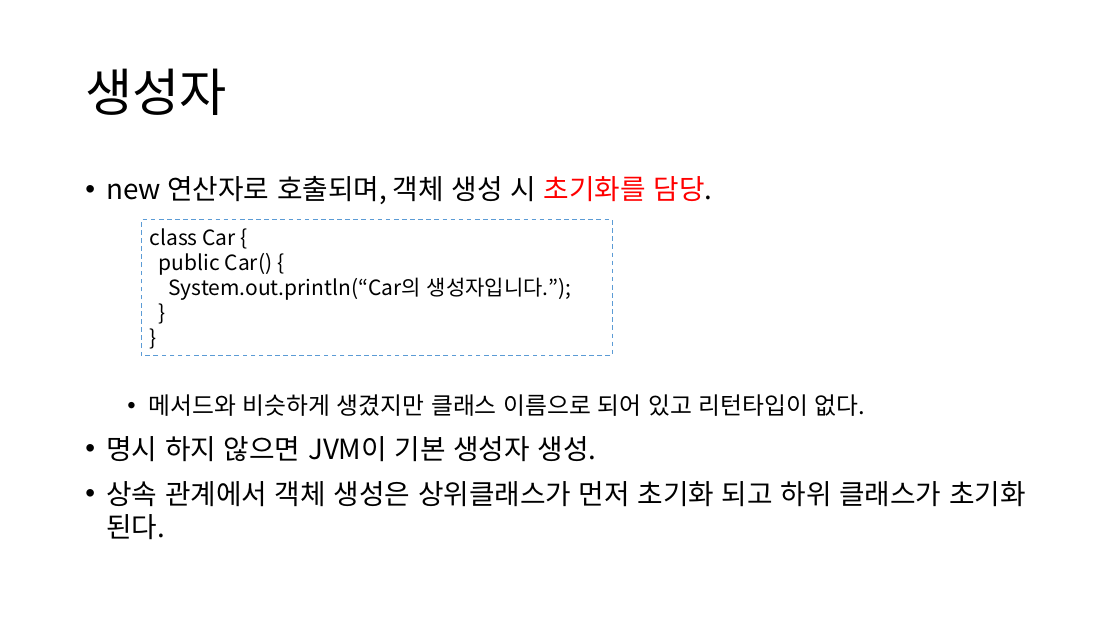
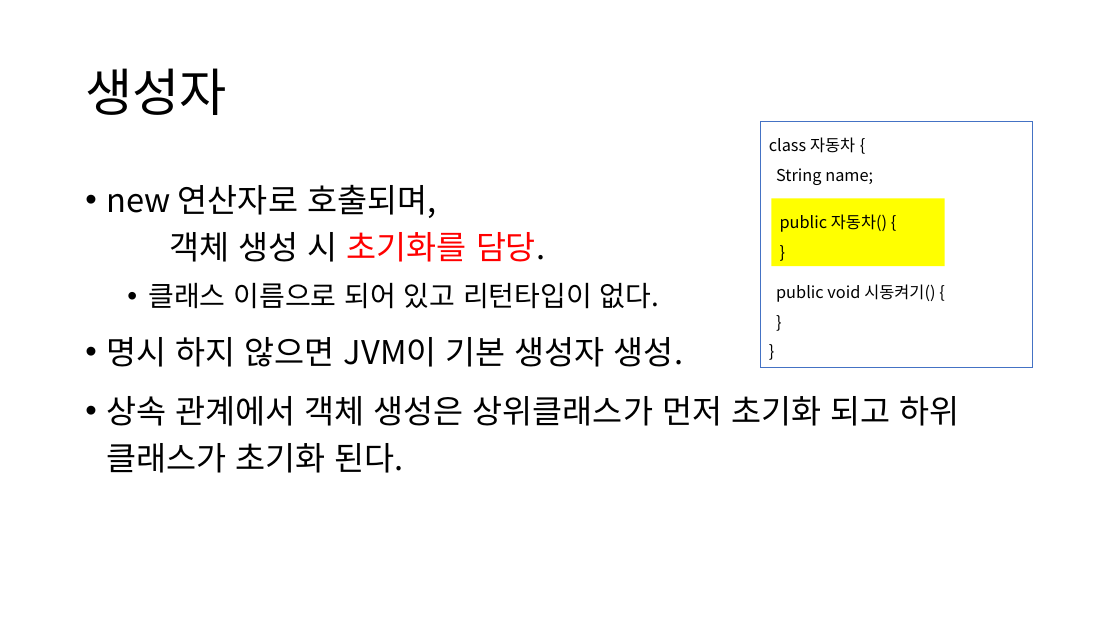
Before and after one commit to YonghoChoi/develop-note, a slide deck: slide 9 of ppt/객체지향 기본.pptx (slide 13 before the commit). Drawn at 1120x630 pixels with LibreOffice and Linux fonts; fonts in the diff are those of the drawing. Boxes give left, top, right and bottom in pixels: in the first picture for what was removed or moved away, otherwise in the second. Text is boxed around its words. In the diff, an @@ line names an element or a change of style, - is before the commit and + after.

```diff
--- a/ppt/객체지향 기본.pptx
+++ b/ppt/객체지향 기본.pptx
@@ rectangle added at [760,122,1033,368], fill #FFFFFF, outline #4472C4 1 pt, 14 pt, text #000000 @@
+class 자동차 {
+String name;
+public void 시동켜기() {
+}
+}
@@ text at [106,184,960,473]: size 23.8 to 28 pt in "new 연산자로 호출되며, 객체 생성 시 초기화를 ...", "명시 하지 않으면 JVM이 기본 생성자 생성.", "상속 관계에서 객체 생성은 상위클래스가 먼저 초기화 ..."; line spacing 1 to 1.2 @@
@@ rectangle added at [771,198,944,266], fill #FFFF00, 14 pt, text #000000 @@
+public 자동차() {
+}
@@ rectangle removed at [141,220,613,356] @@
-class Car {
-public Car() {
-System.out.println(“Car의 생성자입니다.”);
-}
-}
@@ text at [148,282,659,309]: text changed; size 20.4 to 24 pt @@
-  • 메서드와 비슷하게 생겼지만 클래스 이름으로 되어 있고 리턴타입이 없다.
+  • 클래스 이름으로 되어 있고 리턴타입이 없다.
```
Also in this commit, not shown: 5 other slides changed, 9 slides added, 7 slides removed.
